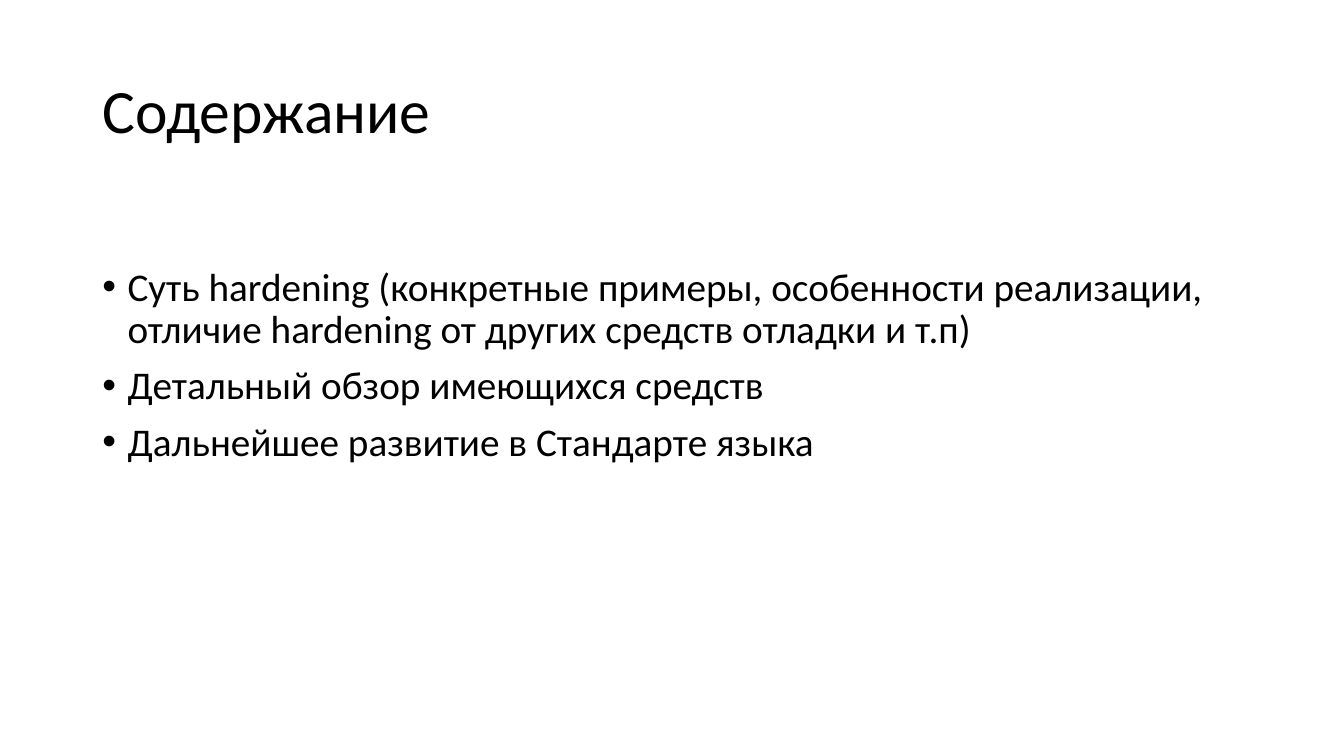
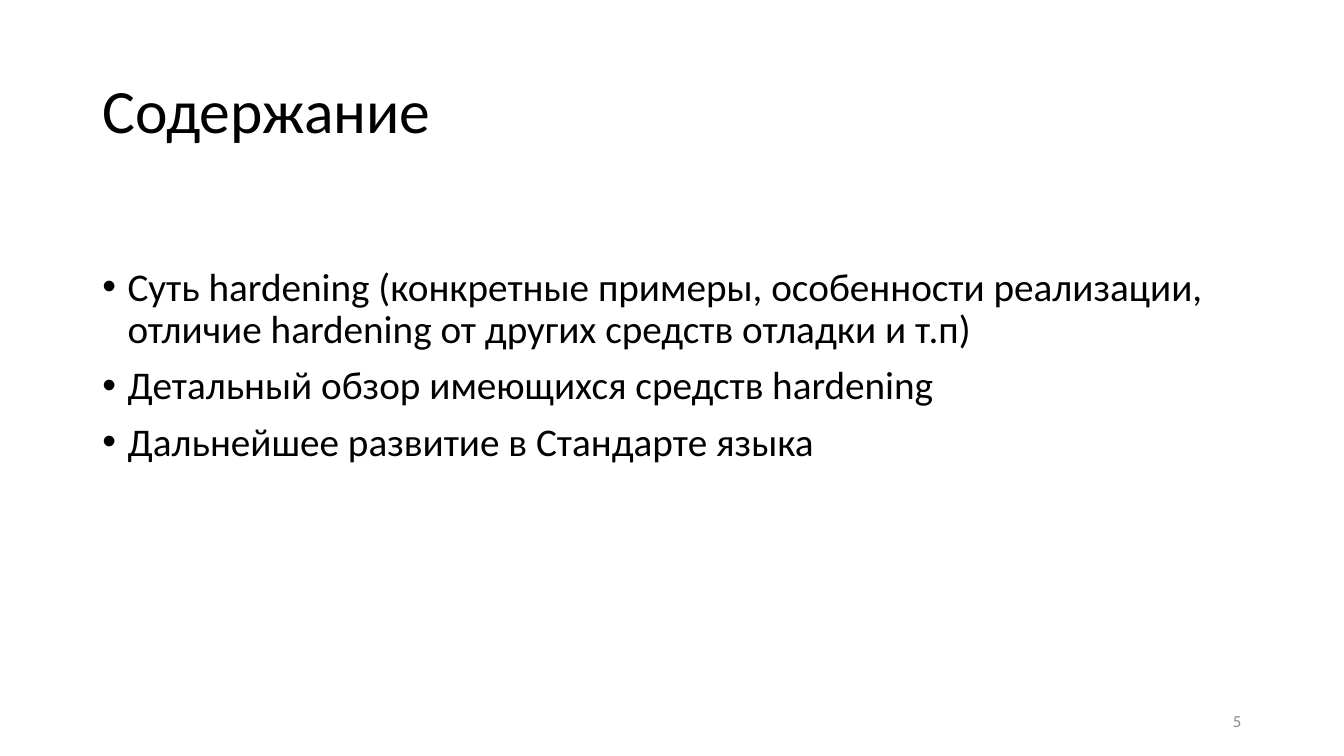
Before and after one commit to yugr/slides, a slide deck: slide 5 of CppZeroCost/2025/Rusyaev/hardening_v1.pptx. Drawn at 1344x756 pixels with LibreOffice and Linux fonts; fonts in the diff are those of the drawing. Boxes give left, top, right and bottom in pixels: in the first picture for what was removed or moved away, otherwise in the second. Text is boxed around its words. In the diff, an @@ line names an element or a change of style, - is before the commit and + after.

```diff
--- a/CppZeroCost/2025/Rusyaev/hardening_v1.pptx
+++ b/CppZeroCost/2025/Rusyaev/hardening_v1.pptx
@@ text at (128, 371, 933, 406): text changed @@
-• Детальный обзор имеющихся средств
+• Детальный обзор имеющихся средств hardening
@@ page number added at (1233, 716, 1241, 727), 12 pt, text #8C8C8C @@
+5
```
Also in this commit, not shown: 27 other slides changed, 2 slides added, 1 other file.
